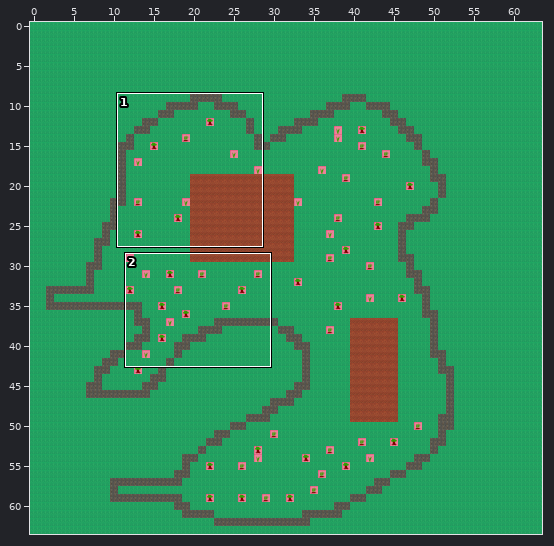
Two states of a Tiled map, assets/tiled/mapFarm3.tmx. Above: a wide view before the commit, with the close-up outlined.
Close-up. Before the edit:
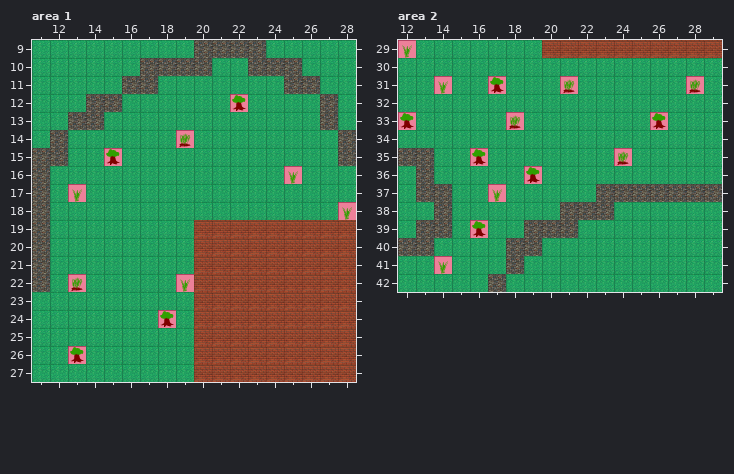
Cells are 64x64 px. Shown: area 1 x 11..28, y 9..27; area 2 x 12..29, y 29..42. The commit also changed other parts of the map, which this record leaves out.
New version:
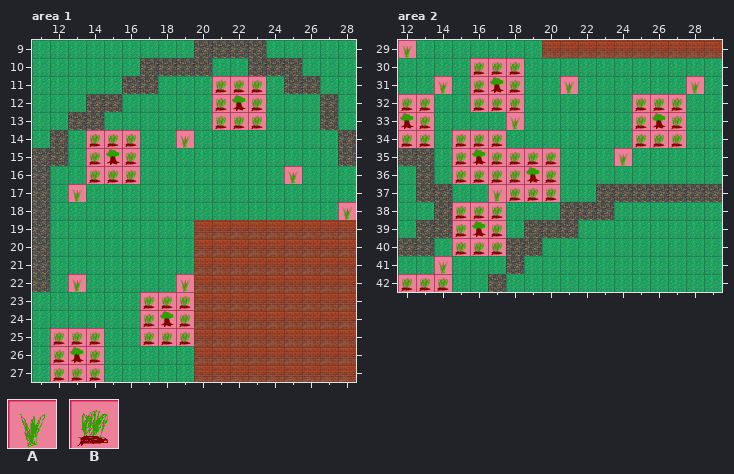
Key: from "tileset": A 18, B 26.
_ is an empty cell, . an unchanged one.
Changes in this commit:
--- layer "walls", area 1
@@ x 14..23 @@
-11 .......___
-12 ......._._
-13 .......___
-14 ___..B....
-15 _._.......
-16 ___.......
+11 .......BBB
+12 .......B.B
+13 .......BBB
+14 BBB..A....
+15 B.B.......
+16 BBB.......
@@ x 12..19 @@
-22 .B......
-23 .....___
-24 ....._._
-25 ___..___
-26 _._.....
-27 ___.....
+22 .A......
+23 .....BBB
+24 .....B.B
+25 BBB..BBB
+26 B.B.....
+27 BBB.....
--- layer "walls", area 2
@@ x 12..28 @@
-30 ....___..........
-31 ...._._..B......B
-32 __..___......___.
-33 ._....B......_._.
-34 __.___.......___.
-35 ..._.____...B....
-36 ...____._........
-37 ......___........
-38 ...___...........
-39 ..._._...........
-40 ...___...........
+30 ....BBB..........
+31 ....B.B..A......A
+32 BB..BBB......BBB.
+33 .B....A......B.B.
+34 BB.BBB.......BBB.
+35 ...B.BBBB...A....
+36 ...BBBB.B........
+37 ......BBB........
+38 ...BBB...........
+39 ...B.B...........
+40 ...BBB...........
@@ x 12..14 @@
-42 ___
+42 BBB
